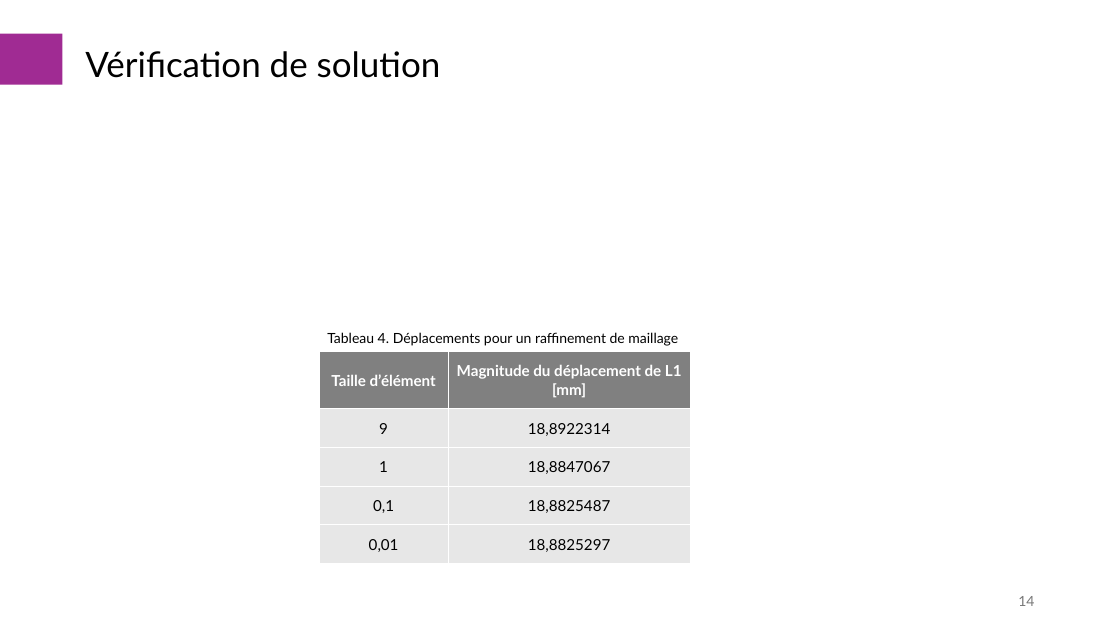
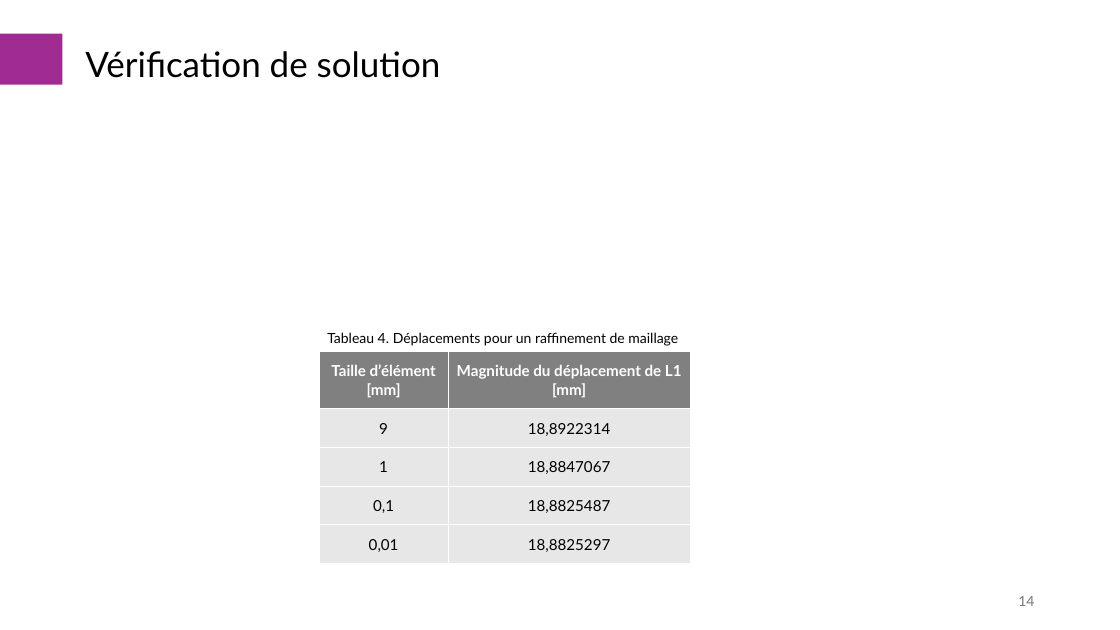
Before and after one commit to AcileSf/MEC8211ProjetFinal, a slide deck: slide 14 of Presentation_Projet.pptx. Drawn at 1120x630 pixels with LibreOffice and Linux fonts; fonts in the diff are those of the drawing; grey boxes stand for pictures. Boxes give left, top, right and bottom in pixels: in the first picture for what was removed or moved away, otherwise in the second. Text is boxed around its words. In the diff, an @@ line names an element or a change of style, - is before the commit and + after.

```diff
--- a/Presentation_Projet.pptx
+++ b/Presentation_Projet.pptx
@@ table at [319,351,691,564] @@
-row 1, column 1: Taille d’élément
+row 1, column 1: Taille d’élément [mm]
```
Also in this commit, not shown: 2 other slides changed, 1 other file.
